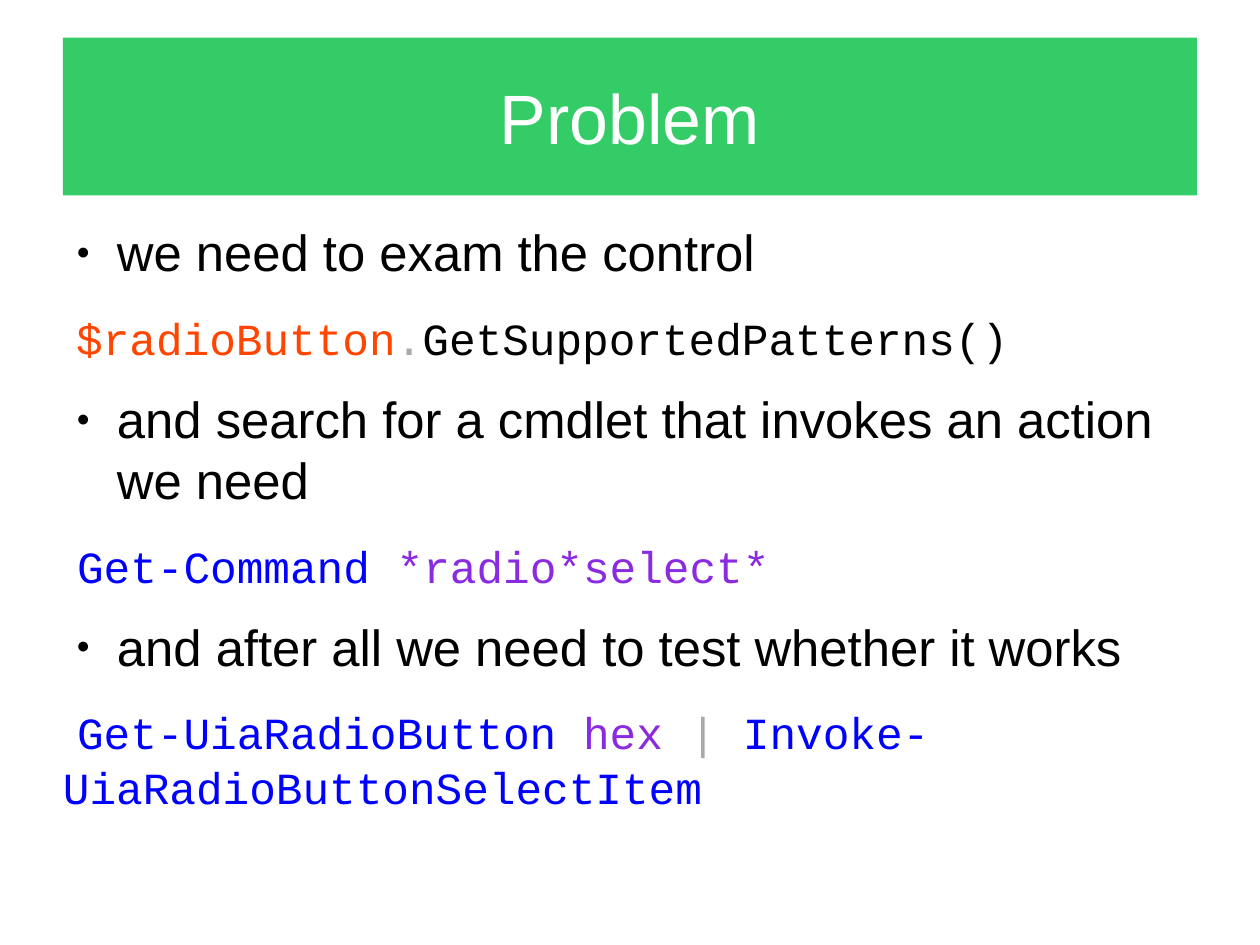
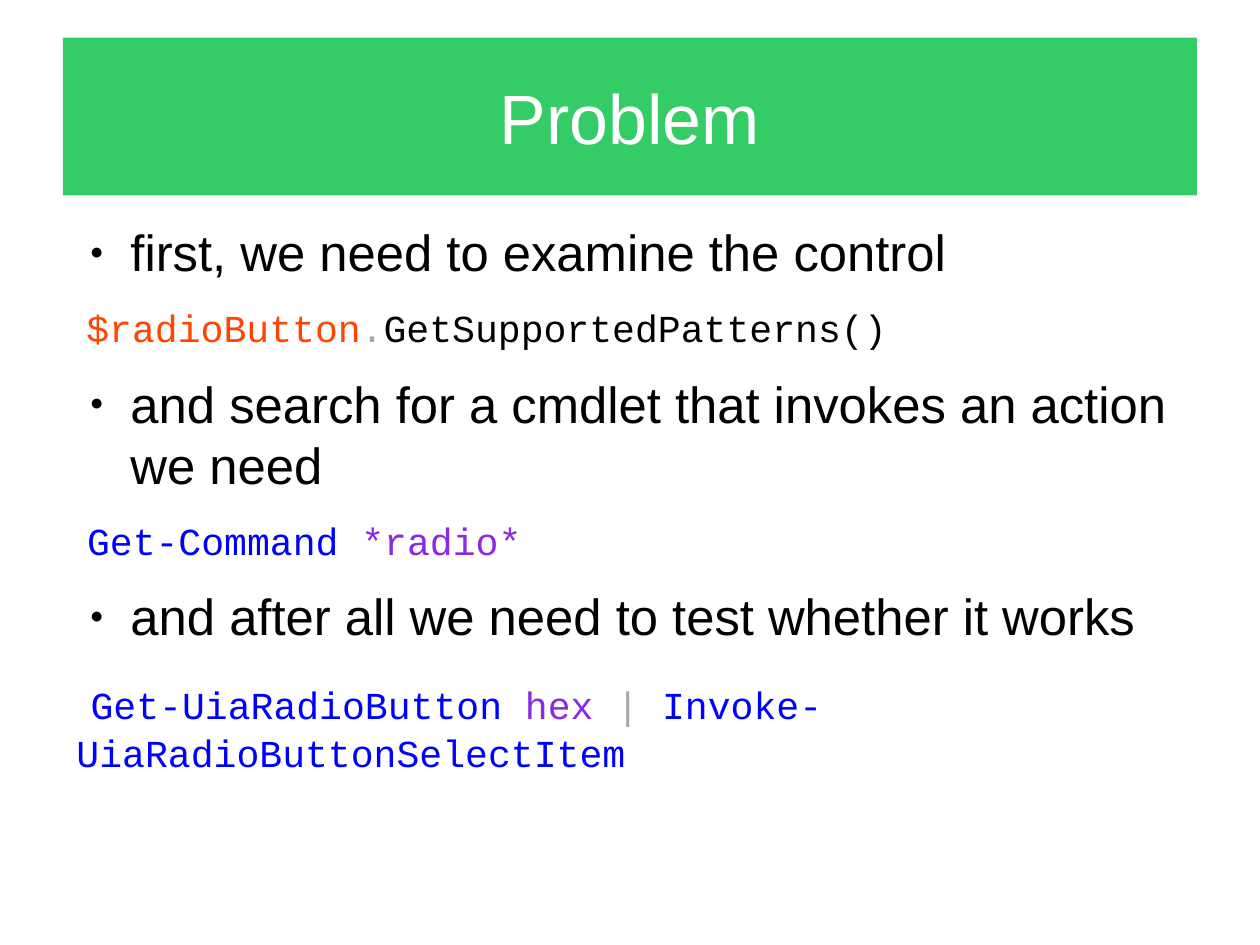
Before and after one commit to apetrovskiy/STUPS, a slide deck: slide 3 of samples/UIAutomation/Presentations/UIAutomation_elements_object_model_part_01.odp. Drawn at 1260x945 pixels with LibreOffice and Linux fonts; fonts in the diff are those of the drawing. Boxes give left, top, right and bottom in pixels: in the first picture for what was removed or moved away, otherwise in the second. Text is boxed around its words. In the diff, an @@ line names an element or a change of style, - is before the commit and + after.

```diff
--- a/samples/UIAutomation/Presentations/UIAutomation_elements_object_model_part_01.odp
+++ b/samples/UIAutomation/Presentations/UIAutomation_elements_object_model_part_01.odp
@@ text at [130,234,946,278]: text changed @@
-● we need to exam the control
+● first, we need to examine the control
@@ text at [76,315,886,768]: size 28 to 24 pt in "$radioButton.GetSupportedPatterns()", "Get-UiaRadioButton hex | Invoke-UiaRadioButtonSelectItem" @@
@@ text at [87,527,521,556]: text changed; size 28 to 24 pt; text colour #8A2BE2 to #0000FF @@
-Get-Command *radio*select*
+Get-Command *radio*
```
Also in this commit, not shown: 11 other slides changed, 6 slides added, 4 slides removed, 1 other file.
